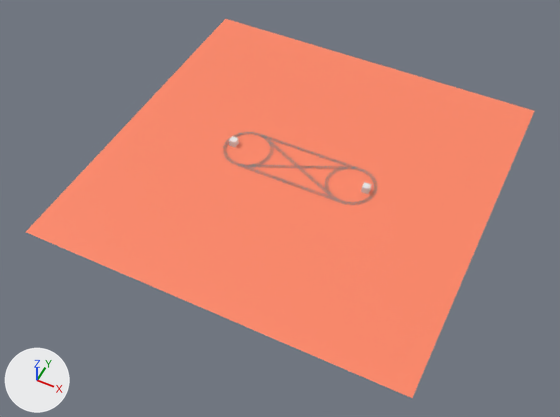
The FBX model blender/map.fbx: old version first, new version second.
Camera for both pictures: a camera (50 mm lens) standing at (64.4, -140.5, 155.3) and looking at (0.2, -12.1, -5.3). Lighting does not change. The marker at lower left points along +X, +Y and +Z. Where no turn or scale is listed for an object, it has been applied to the vertices.
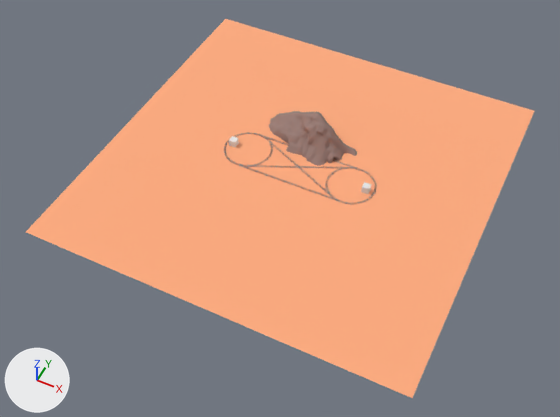
What changed in the scene script:
```text
Change mat_dirt:
    mat_dirt.base_color: (1.0, 0.242, 0.133) -> (1.0, 0.413, 0.212)  # orange #ff8766 -> orange #ffac7f
Add mat_rock:
    mat_rock = principled_material('Rock')
    mat_rock.base_color = (0.319, 0.205, 0.181)  # brown #997d76
    mat_rock.roughness = 1.0
Add me_plane_002:
    me_plane_002.from_pydata(...)  # 18282 vertices, 18199 faces; spans x -16.4..12.8, y 2.2..15.6, z -3.2..8.4
    me_plane_002.materials.append(mat_rock)  # brown #997d76
Add ob_mountain:
    ob_mountain = bpy.data.objects.new('Mountain', me_plane_002)
    ob_mountain.location = (0.0, 0.0, 1.8)
```

Boxes [x1, y1, x2, y2] around the edits, measured in the pictures (560 x 417 px):
'Plane', recoloured
    both: [26, 19, 534, 398]
'Mountain', added (brown)
    after: [269, 111, 357, 166]
